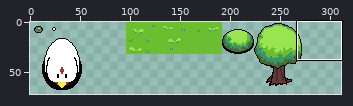
File history of a pixel-art file, Assets/Sheet.aseprite. Above: a wide view before the commit, with the close-up outlined.
Close-up. Before:
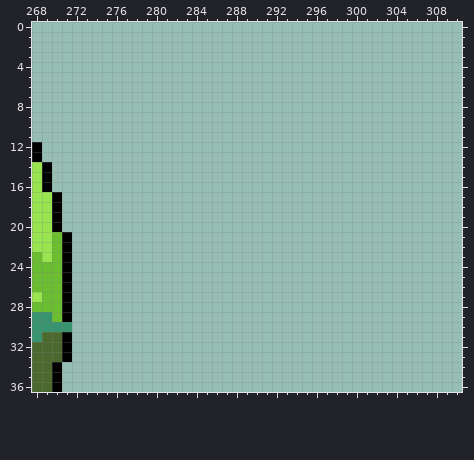
640x640 pixels, 1 frame. Shown: x 268..310, y 0..36. The wide view leaves out empty margins.
The same view after the edit:
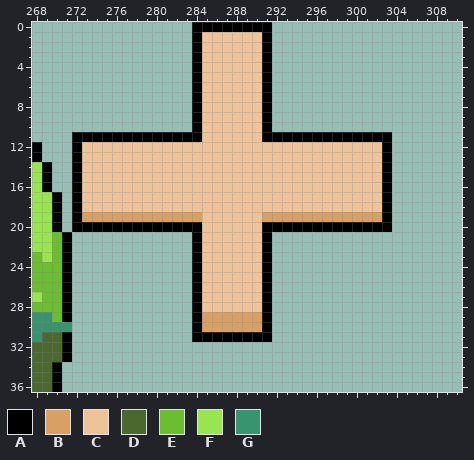
Palette (. is transparent): A #000000  B #d9a066  C #eec39a  D #4b692f  E #6abe30  F #99e550  G #37946e
Change:
Changed rows in their new state; - is an unchanged pixel.
Layer "Layer 1":
first column x 272:
 0 ------------AAAAAAAA------------
 1 ------------ACCCCCCA------------
 2 ------------ACCCCCCA------------
 3 ------------ACCCCCCA------------
 4 ------------ACCCCCCA------------
 5 ------------ACCCCCCA------------
 6 ------------ACCCCCCA------------
 7 ------------ACCCCCCA------------
 8 ------------ACCCCCCA------------
 9 ------------ACCCCCCA------------
10 ------------ACCCCCCA------------
11 AAAAAAAAAAAAACCCCCCAAAAAAAAAAAAA
12 ACCCCCCCCCCCCCCCCCCCCCCCCCCCCCCA
13 ACCCCCCCCCCCCCCCCCCCCCCCCCCCCCCA
14 ACCCCCCCCCCCCCCCCCCCCCCCCCCCCCCA
15 ACCCCCCCCCCCCCCCCCCCCCCCCCCCCCCA
16 ACCCCCCCCCCCCCCCCCCCCCCCCCCCCCCA
17 ACCCCCCCCCCCCCCCCCCCCCCCCCCCCCCA
18 ACCCCCCCCCCCCCCCCCCCCCCCCCCCCCCA
19 ABBBBBBBBBBBBCCCCCCBBBBBBBBBBBBA
20 AAAAAAAAAAAAACCCCCCAAAAAAAAAAAAA
21 ------------ACCCCCCA------------
22 ------------ACCCCCCA------------
23 ------------ACCCCCCA------------
24 ------------ACCCCCCA------------
25 ------------ACCCCCCA------------
26 ------------ACCCCCCA------------
27 ------------ACCCCCCA------------
28 ------------ACCCCCCA------------
29 ------------ABBBBBBA------------
30 ------------ABBBBBBA------------
31 ------------AAAAAAAA------------
